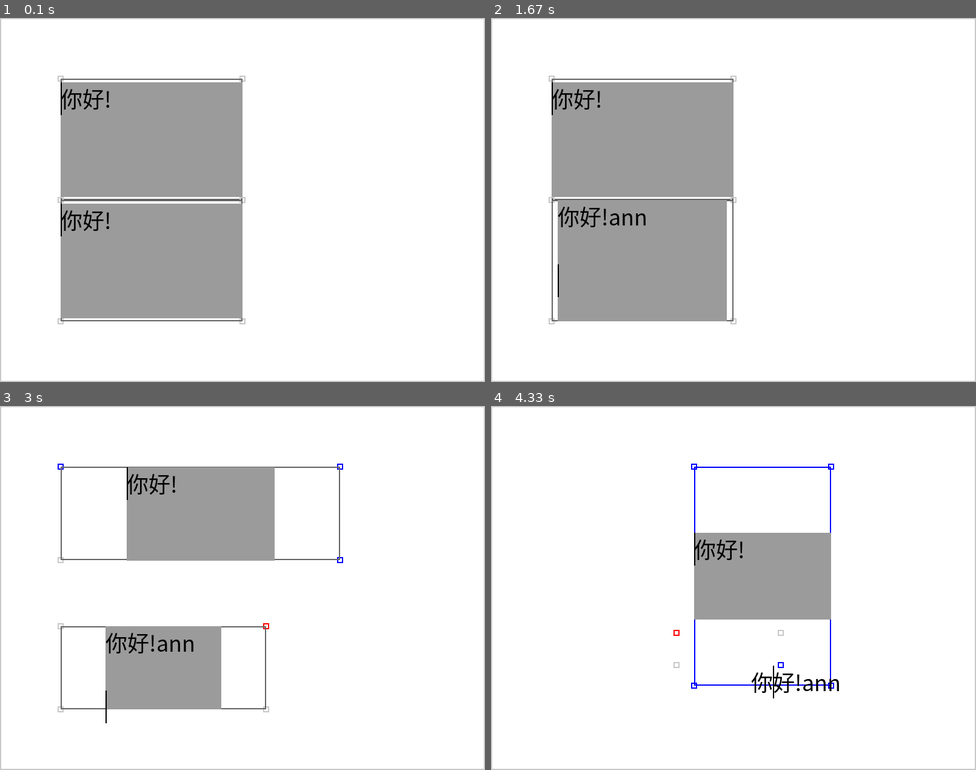
Above: before the commit, frames 1-4 (two rows, left to right).
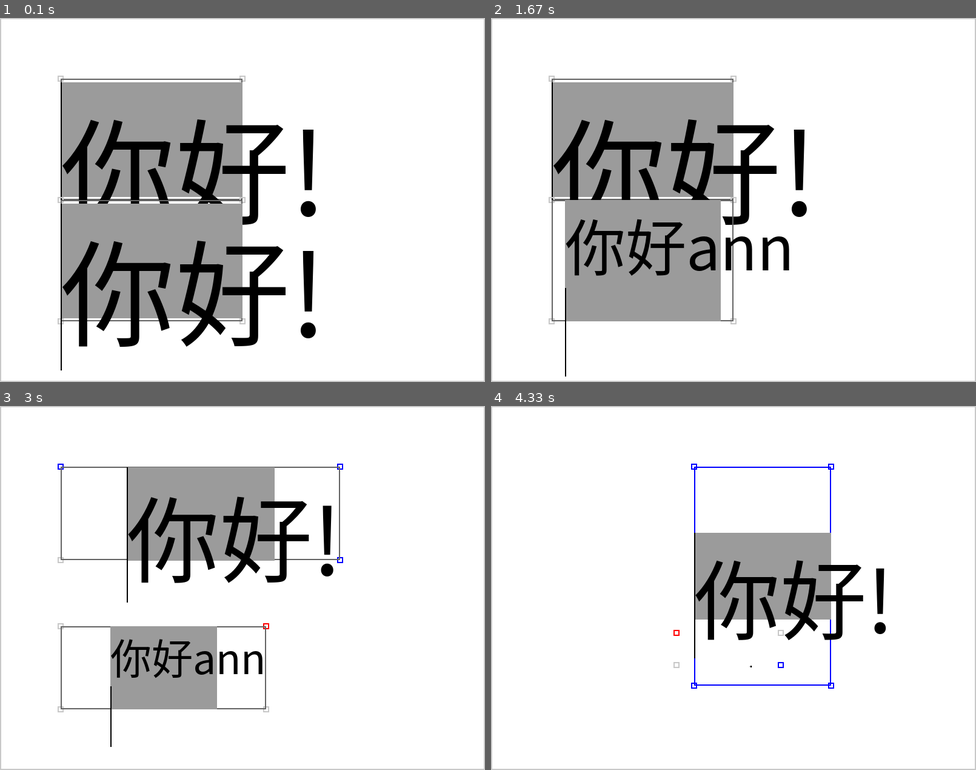
Above: after the commit, the same moments.

Repository: user45451/pygame-ui
Game: pygame game, started from main.py
The game is run twice, just before and just after one commit, with the same random seed, the same clock (stepped at 60 frames per second) and the same inputs.
Inputs (mouse positions are in pixels of both pictures, inside the frame that each line leads up to):
- Up to frame 1 (0.1 s): no input
- Up to frame 2 (1.67 s): press the mouse at (714, 214) at 0.37 s; move the mouse to (801, 203) at 0.47 s; release the mouse at (888, 189) at 0.6 s; hold Delete 0.67-1.13 s; hold Right 0.67-1.13 s; type "an" at 1.22 s; type "n" at 1.42 s; tap Enter at 1.55 s
- Up to frame 3 (3 s): click (58, 467) at 1.82 s; click (242, 467) at 2.15 s; press the mouse at (242, 588) at 2.47 s; move the mouse to (291, 573) at 2.57 s; release the mouse at (339, 558) at 2.7 s; press the mouse at (242, 588) at 2.8 s; move the mouse to (266, 624) at 2.9 s
- Up to frame 4 (4.33 s): release the mouse at (782, 664) at 3.03 s; click (830, 482) at 3.15 s; press the mouse at (549, 558) at 3.47 s; move the mouse to (621, 624) at 3.57 s; release the mouse at (694, 686) at 3.7 s; press the mouse at (665, 686) at 3.8 s; move the mouse to (612, 617) at 3.9 s; release the mouse at (554, 551) at 4.03 s; press the mouse at (549, 708) at 4.13 s; move the mouse to (675, 631) at 4.23 s

The runs differ from the first frame. In frame 1, 9.4% of the frame differs, in the area x 12-66%, y 19-97%; in frame 2, 7.6%; in frame 3, 5.0%; in frame 4, 3.3%.

Commit message:
Add files via upload
解决了文本无法根据global_rect变换位置的异常

Diff:
--- a/ui/Text.py
+++ b/ui/Text.py
@@ -13,10 +13,18 @@
         pygame.draw.rect(screen, (155, 155, 155), rect)
         lines = self.text.split('\n')
         y_offset = 0
+        # 根据global_rect的宽高计算缩放比例
+        rect = self.global_rect()
+        scale_x = rect.width / max([self.font.size(line)[0] for line in lines]) if lines else 1
+        scale_y = rect.height / (self.font.get_linesize() * len(lines)) if lines else 1
+        scale = min(scale_x, scale_y)
+        # 调整字体大小
+        new_font_size = int(self.font.get_height() * scale)
+        new_font = pygame.font.Font(r'c:\Windows\Fonts\simhei.ttf', new_font_size)
         for line in lines:
-            text_surface = self.font.render(line, True, (0, 0, 0))
+            text_surface = new_font.render(line, True, (0, 0, 0))
             screen.blit(text_surface, (rect.x, rect.y + y_offset))
-            y_offset += self.font.get_linesize()
+            y_offset += new_font.get_linesize()
         # 根据文本长度和行高扩展大小
         text_width = max([self.font.size(line)[0] for line in lines]) if lines else 0
         text_height = self.font.get_linesize() * len(lines)
@@ -27,16 +35,18 @@
         cursor_x = rect.x
         cursor_y = rect.y
         current_position = 0
+        # 考虑字体缩放后的光标位置计算
+        scaled_font = pygame.font.Font(r'c:\Windows\Fonts\simhei.ttf', new_font_size)
         for i, line in enumerate(lines):
             if current_position + len(line) + lines[:i].count('\n') < self.cursor_position:
-                cursor_x = rect.x + self.font.size(line)[0]
-                cursor_y += self.font.get_linesize()
+                cursor_x = rect.x + scaled_font.size(line)[0]
+                cursor_y += scaled_font.get_linesize()
                 current_position += len(line) + 1
             else:
                 remaining_chars = self.cursor_position - current_position - lines[:i].count('\n')
-                cursor_x = rect.x + self.font.size(line[:remaining_chars])[0]
+                cursor_x = rect.x + scaled_font.size(line[:remaining_chars])[0]
                 break
-        pygame.draw.line(screen, (0, 0, 0), (cursor_x, cursor_y), (cursor_x, cursor_y + self.font.get_linesize()), 2)
+        pygame.draw.line(screen, (0, 0, 0), (cursor_x, cursor_y), (cursor_x, cursor_y + scaled_font.get_linesize()), 2)
 
     def set_text(self, text):
         self.text = text
@@ -50,21 +60,31 @@
             relative_x = mouse_x - rect.x
             relative_y = mouse_y - rect.y
 
+            # 根据global_rect的宽高计算缩放比例
+            rect = self.global_rect()
+            lines = self.text.split('\n')
+            scale_x = rect.width / max([self.font.size(line)[0] for line in lines]) if lines else 1
+            scale_y = rect.height / (self.font.get_linesize() * len(lines)) if lines else 1
+            scale = min(scale_x, scale_y)
+
             # 根据行高计算点击所在的行
-            line_index = relative_y // self.font.get_linesize()
-            lines = self.text.split('\n')
+            line_index = int(relative_y // (self.font.get_linesize() * scale))
             if line_index < len(lines):
                 line = lines[line_index]
                 # 根据字符宽度计算点击所在的字符位置
                 for i in range(len(line) + 1):
-                    char_width = self.font.size(line[:i])[0]
-                    if char_width > relative_x:
+                    char_width = self.font.size(line[:i])[0] * scale
+                    half_char_width = self.font.size(line[i:i+1])[0] * scale / 2 if i < len(line) else 0
+                    if char_width - half_char_width > relative_x:
                         self.cursor_position = sum(len(l) + 1 for l in lines[:line_index]) + i - 1
                         if self.cursor_position < 0:
                             self.cursor_position = 0
                         break
                 else:
                     self.cursor_position = sum(len(l) + 1 for l in lines[:line_index]) + len(line)
+        if event.type == pygame.TEXTINPUT:
+            self.text = self.text[:self.cursor_position] + event.text + self.text[self.cursor_position:]
+            self.cursor_position += len(event.text)
         if event.type == pygame.KEYDOWN:
             if event.key == pygame.K_BACKSPACE:
                 if self.cursor_position > 0:
@@ -79,9 +99,9 @@
             elif event.key == pygame.K_RIGHT:
                 if self.cursor_position < len(self.text):
                     self.cursor_position += 1
-            else:
-                self.text = self.text[:self.cursor_position] + event.unicode + self.text[self.cursor_position:]
-                self.cursor_position += 1
+            elif event.key == pygame.K_DELETE:
+                if self.cursor_position < len(self.text):
+                    self.text = self.text[:self.cursor_position] + self.text[self.cursor_position + 1:]
         return
 
     def handle_event(self, event):
